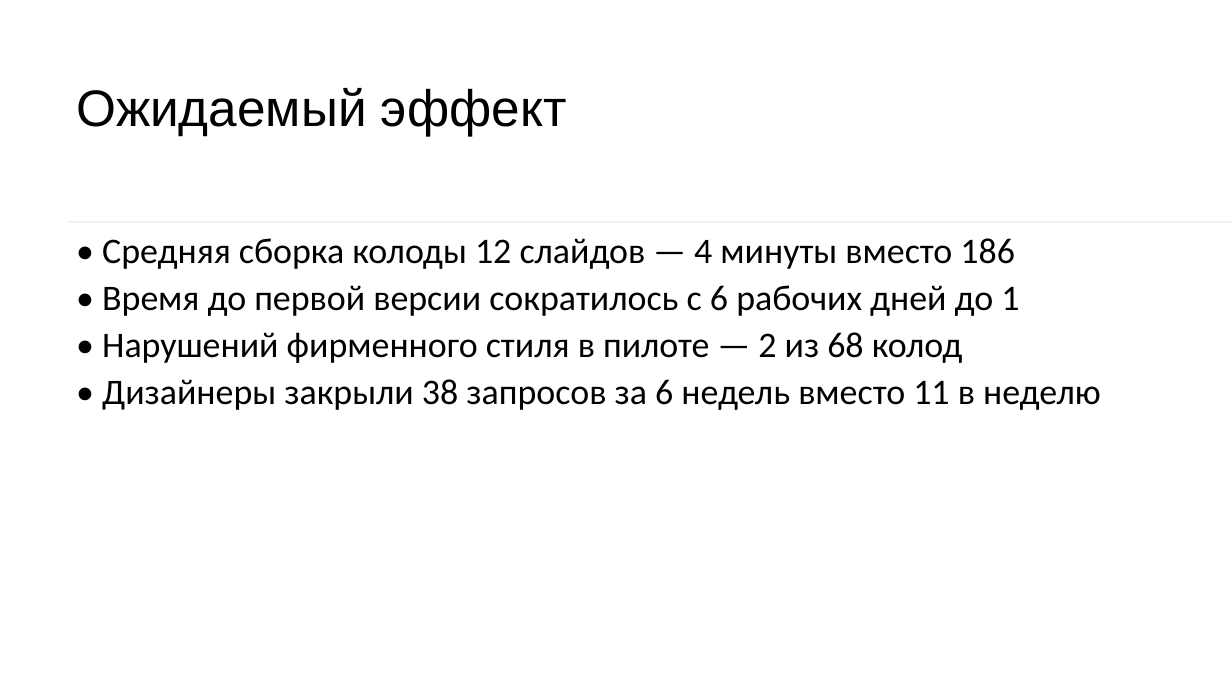
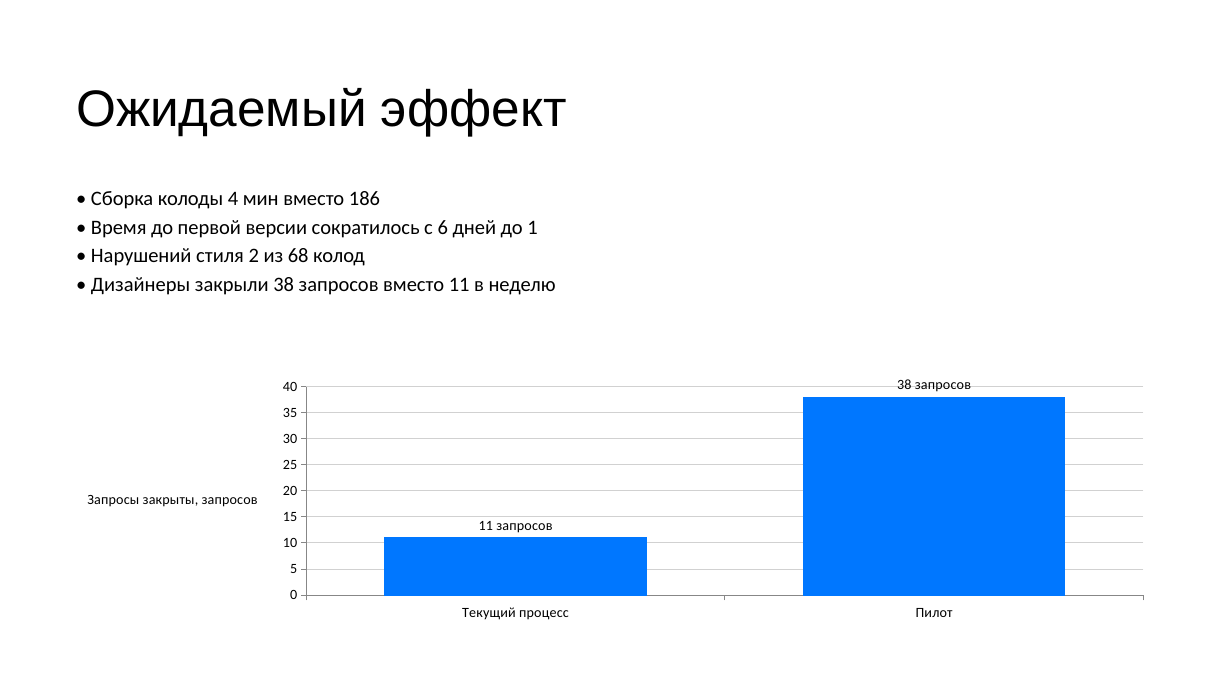
Before and after one commit to DiFoxenGit/-VKTechHackathon, a slide deck: slide 4 of samples/Шаблон_презентации_VK_Education__classic.pptx. Drawn at 1232x693 pixels with LibreOffice and Linux fonts; fonts in the diff are those of the drawing. Boxes give left, top, right and bottom in pixels: in the first picture for what was removed or moved away, otherwise in the second. Text is boxed around its words. In the diff, an @@ line names an element or a change of style, - is before the commit and + after.

```diff
--- a/samples/Шаблон_презентации_VK_Education__classic.pptx
+++ b/samples/Шаблон_презентации_VK_Education__classic.pptx
@@ text at [91, 191, 556, 295]: text changed; size 28 to 16 pt @@
-• Средняя сборка колоды 12 слайдов — 4 минуты вместо 186
-• Время до первой версии сократилось с 6 рабочих дней до 1
-• Нарушений фирменного стиля в пилоте — 2 из 68 колод
-• Дизайнеры закрыли 38 запросов за 6 недель вместо 11 в неделю
+• Сборка колоды 4 мин вместо 186
+• Время до первой версии сократилось с 6 дней до 1
+• Нарушений стиля 2 из 68 колод
+• Дизайнеры закрыли 38 запросов вместо 11 в неделю
@@ line removed from (1232, 223) to (67, 223) @@
@@ column chart added at [68, 373, 1165, 627] @@
+categories: Текущий процесс, Пилот
+Series 1: 11, 38
```
Also in this commit, not shown: 2 other slides changed, 9 slides added, 7 slides removed, 21 other files.
